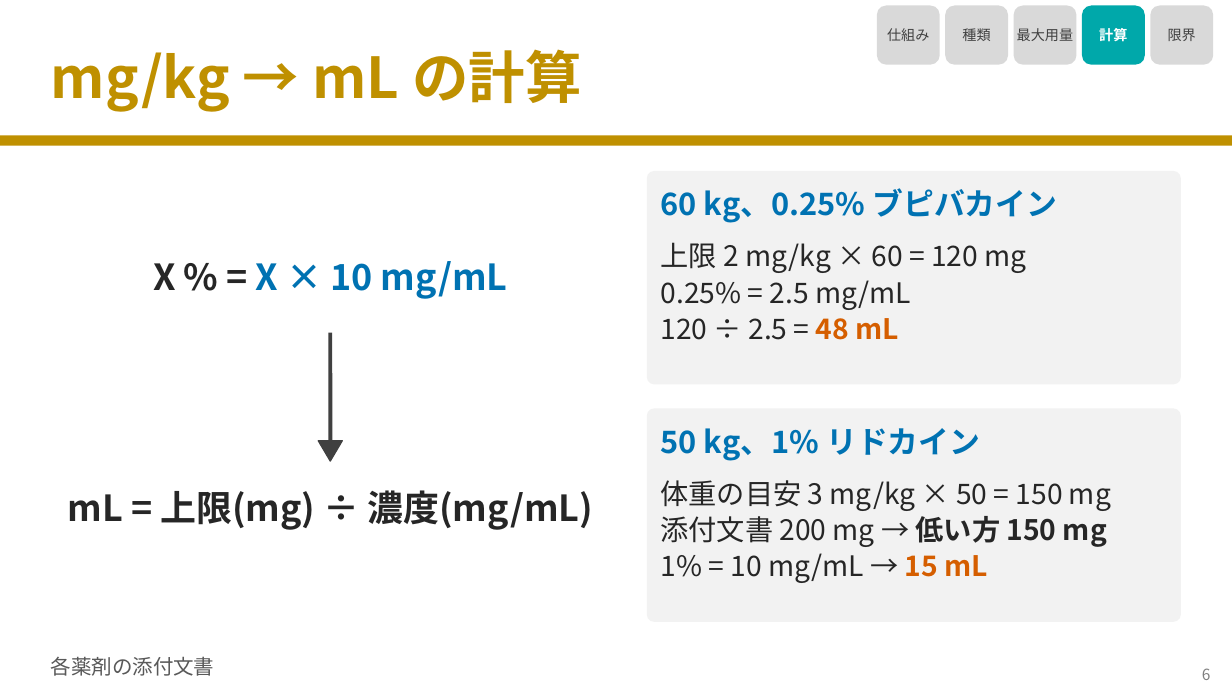
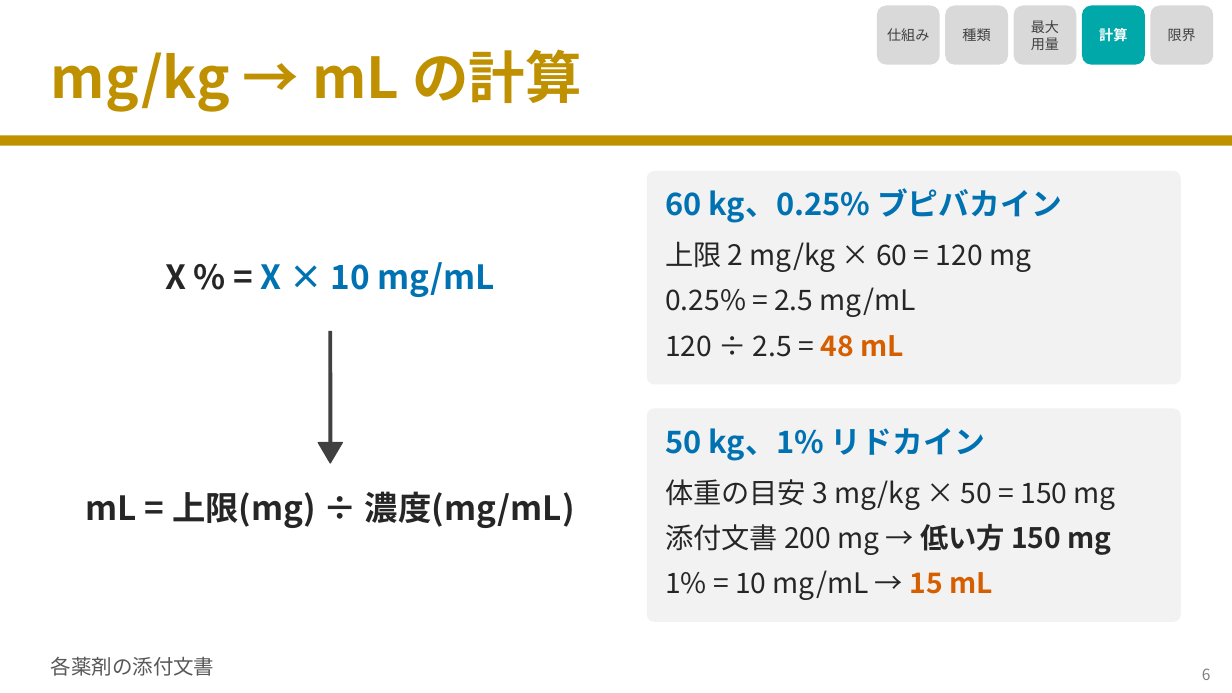
Before and after one commit to nobumitsu-3141/Anes-lecture, a slide deck: slide 7 of slides/3-11_local_anesthetics/3-11_local_anesthetics.pptx. Drawn at 1232x693 pixels with LibreOffice and Linux fonts; fonts in the diff are those of the drawing. Boxes give left, top, right and bottom in pixels: in the first picture for what was removed or moved away, otherwise in the second. Text is boxed around its words. In the diff, an @@ line names an element or a change of style, - is before the commit and + after.

```diff
--- a/slides/3-11_local_anesthetics/3-11_local_anesthetics.pptx
+++ b/slides/3-11_local_anesthetics/3-11_local_anesthetics.pptx
@@ text in rounded rectangle at [1031, 20, 1059, 50]: text changed @@
-最大用量
+最大
+用量
@@ text "60 kg、0.25% ブピバカイン": place and size @@
-text "60 kg、0.25% ブピバカイン" at [661, 188, 1058, 223]
+text "60 kg、0.25% ブピバカイン" at [665, 188, 1062, 223]
@@ text "上限 2 mg/kg × 60 ..." at [665, 241, 1031, 272]: less space between paragraphs @@
@@ text "X % = X × ..." at [165, 262, 495, 297]: size 28 to 26 pt @@
@@ text at [661, 280, 911, 340]: paragraphs removed @@
-0.25% = 2.5 mg/mL
-120 ÷ 2.5 = 48 mL
@@ text added at [665, 287, 916, 317], 22 pt, text #262626 @@
+0.25% = 2.5 mg/mL
@@ text added at [665, 335, 903, 357], 22 pt, text #262626 @@
+120 ÷ 2.5 = 48 mL
@@ freeform shape at [318, 443, 342, 463]: outline redrawn @@
@@ text "50 kg、1% リドカイン": place and size @@
-text "50 kg、1% リドカイン" at [661, 428, 980, 461]
+text "50 kg、1% リドカイン" at [665, 428, 985, 461]
@@ text added at [665, 479, 1116, 510], 22 pt, text #262626 @@
+体重の目安 3 mg/kg × 50 = 150 mg
@@ text "mL = 上限(mg) ÷ 濃度(mg/mL)" at [86, 491, 575, 528]: size 28 to 26 pt @@
@@ text at [661, 480, 1111, 511]: paragraph removed @@
-体重の目安 3 mg/kg × 50 = 150 mg
@@ text "添付文書 200 mg → 低い方 ..." at [665, 524, 1112, 555]: less space between paragraphs @@
@@ text "添付文書 200 mg → 低い方 ...": place and size @@
-text "添付文書 200 mg → 低い方 ..." at [661, 480, 1111, 583]
+text "添付文書 200 mg → 低い方 ..." at [665, 524, 1112, 555]
@@ text at [661, 553, 988, 583]: paragraph removed @@
-1% = 10 mg/mL → 15 mL
@@ text added at [665, 570, 992, 600], 22 pt, text #262626 @@
+1% = 10 mg/mL → 15 mL
```
Also in this commit, not shown: 8 other slides changed, 7 other files.
